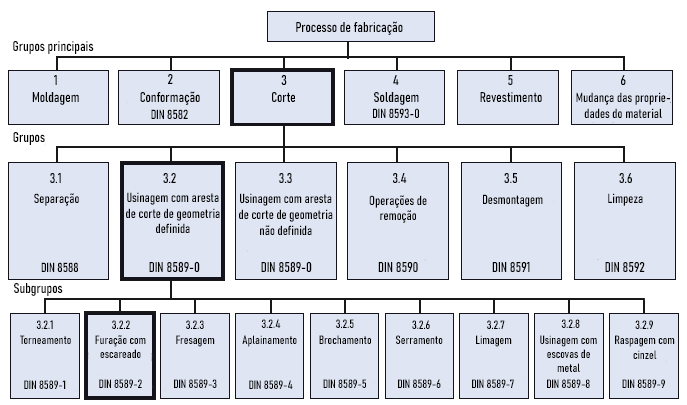
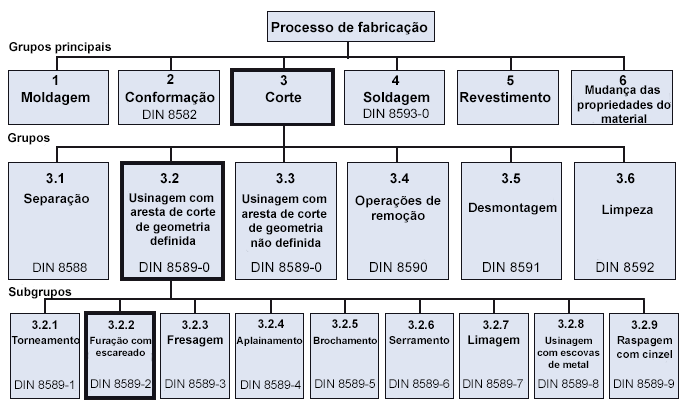
Layered file, before and after one edit (w=687, h=405). Changes by layer:
painted on "Raspagem com cinzel" over [615, 335, 675, 359]
painted on "Usinagem com escovas de metal" over [537, 335, 600, 372]
painted on "Limagem" over [468, 335, 520, 347]
painted on "Aplainamento" over [236, 335, 303, 347]
painted on "Fresagem" over [167, 335, 223, 347]
painted on "Furação com escareado" over [90, 335, 152, 358]
painted on "Torneamento" over [11, 335, 80, 344]
painted on "DIN 8589-0" (1st of 2) over [251, 262, 322, 272]
painted on "DIN 8589-0" (2nd of 2) over [139, 262, 210, 272]
painted on "Limpeza" over [602, 193, 653, 217]
painted on "Desmontagem" over [469, 194, 557, 215]
painted on "Operações de remoção" over [355, 195, 441, 223]
painted on "Usinagem com aresta de corte de geometria não definida" over [239, 193, 333, 247]
painted on "Usinagem com aresta de corte de geometria definida" over [126, 192, 220, 245]
painted on "Separação" over [24, 193, 89, 206]
painted on "DIN 8593-0" over [363, 108, 429, 118]
renamed "Mudança das proprie- dades do material" to "Mudança das propriedades do material", painted on it over [576, 85, 671, 123]
painted on "Revestimento" over [460, 92, 551, 103]
painted on "Soldagem" over [363, 91, 430, 105]
painted on "Conformação" over [125, 91, 215, 105]
painted on "Moldagem" over [21, 92, 90, 105]
painted on "Processo de fabricação" over [271, 21, 428, 35]
painted on "Subgrupos" over [8, 283, 72, 299]
painted on "Grupos principais" over [9, 41, 111, 54]
…and 39 more changes (39 painted)
